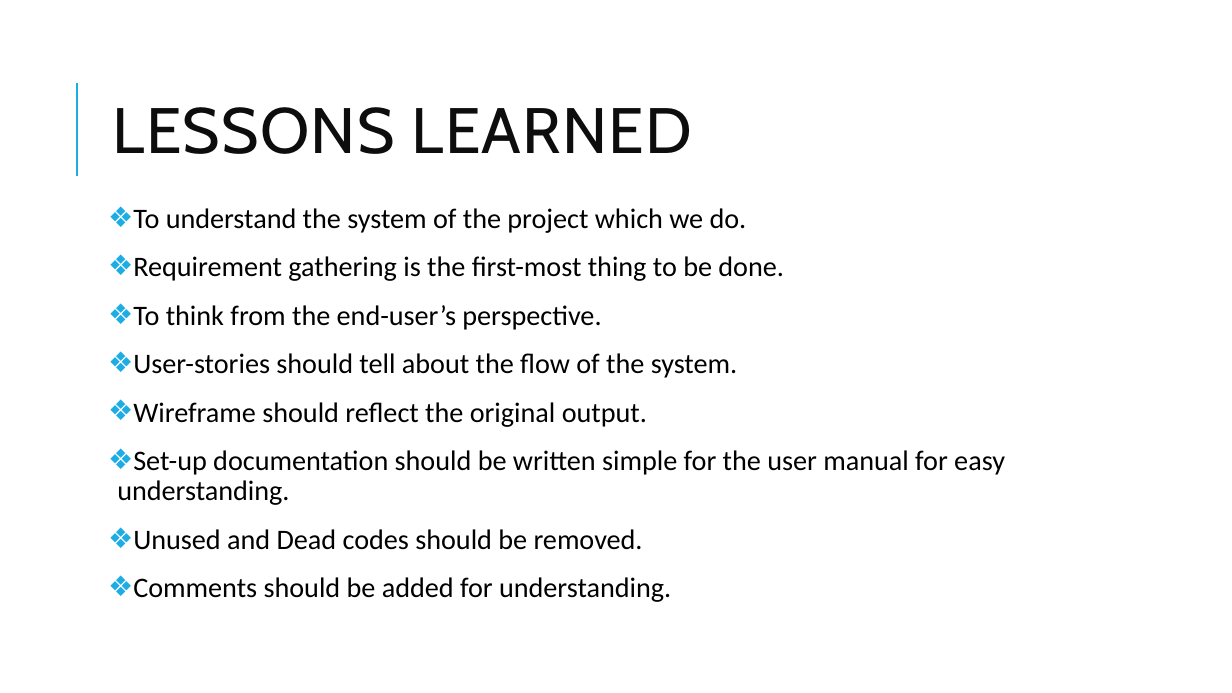
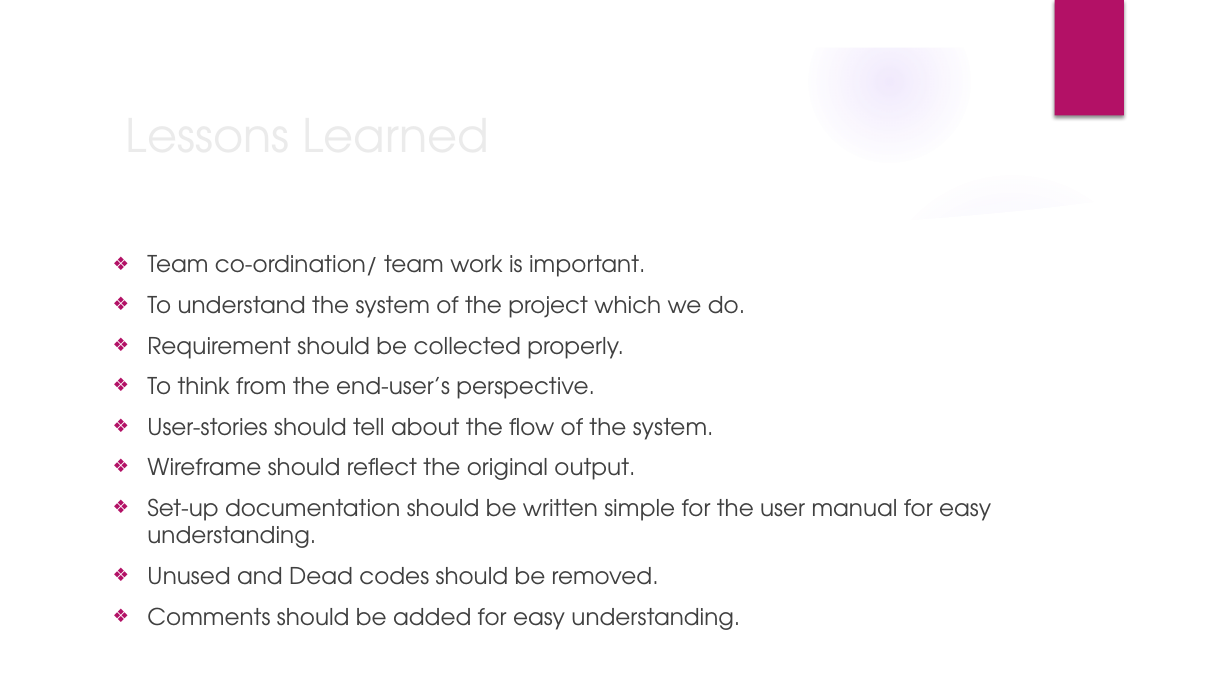
Before and after one commit to TeamAlpha01/Project, a slide deck: slide 11 of Demo PPT/Demo Template.pptx. Drawn at 1232x693 pixels with LibreOffice and Linux fonts; fonts in the diff are those of the drawing; background and template pictures are left out. Boxes give left, top, right and bottom in pixels: in the first picture for what was removed or moved away, otherwise in the second. Text is boxed around its words. In the diff, an @@ line names an element or a change of style, - is before the commit and + after.

```diff
--- a/Demo PPT/Demo Template.pptx
+++ b/Demo PPT/Demo Template.pptx
@@ group added at [0,0,1232,693]: 4 ellipses, 2 freeform shapes @@
@@ rectangle added at [1055,0,1124,116], fill #B31166 @@
@@ line removed from (77, 176) to (77, 83) @@
@@ title at [113,107,693,154]: text changed; size 50 to 36 pt; font Cabin to TeX Gyre Adventor; text colour #0D0D0D to #EBEBEB @@
-LESSONS LEARNED
+Lessons Learned
@@ text "Team co-ordination/ team work is ...": place and size @@
-text "Team co-ordination/ team work is ..." at [117,208,1005,602]
+text "Team co-ordination/ team work is ..." at [147,255,991,630]
@@ text at [147,255,645,277]: paragraph added @@
+❖ Team co-ordination/ team work is important.
@@ text at [147,296,991,585]: size 22 to 18 pt, font Calibri to TeX Gyre Adventor, text colour #000000 to #404040 in "To understand the system of the project ...", "To think from the end-user’s perspective.", "User-stories should tell about the flow of ...", "Wireframe should reflect the original output." and 2 more places; indent changed; line spacing 0.9 to 1; less space between paragraphs; bullet colour #1CADE4 to #B31166 @@
@@ text at [147,337,624,359]: text changed; size 22 to 18 pt; font Calibri to TeX Gyre Adventor; text colour #000000 to #404040 @@
-❖ Requirement gathering is the first-most thing to be done.
+❖ Requirement should be collected properly.
@@ text at [147,607,740,630]: text changed; size 22 to 18 pt; font Calibri to TeX Gyre Adventor; text colour #000000 to #404040 @@
-❖ Comments should be added for understanding.
+❖ Comments should be added for easy understanding.
```
Also in this commit, not shown: 10 other slides changed, 1 slide added, 1 slide removed.
